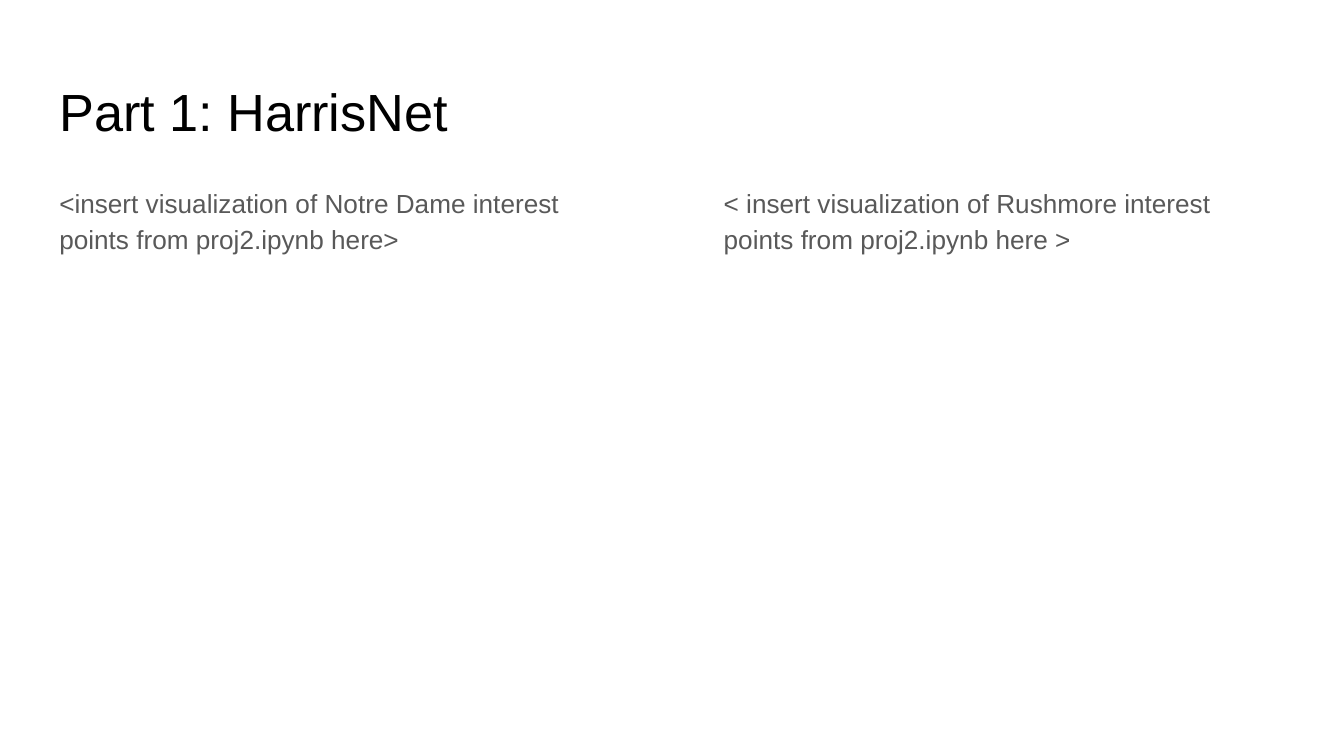
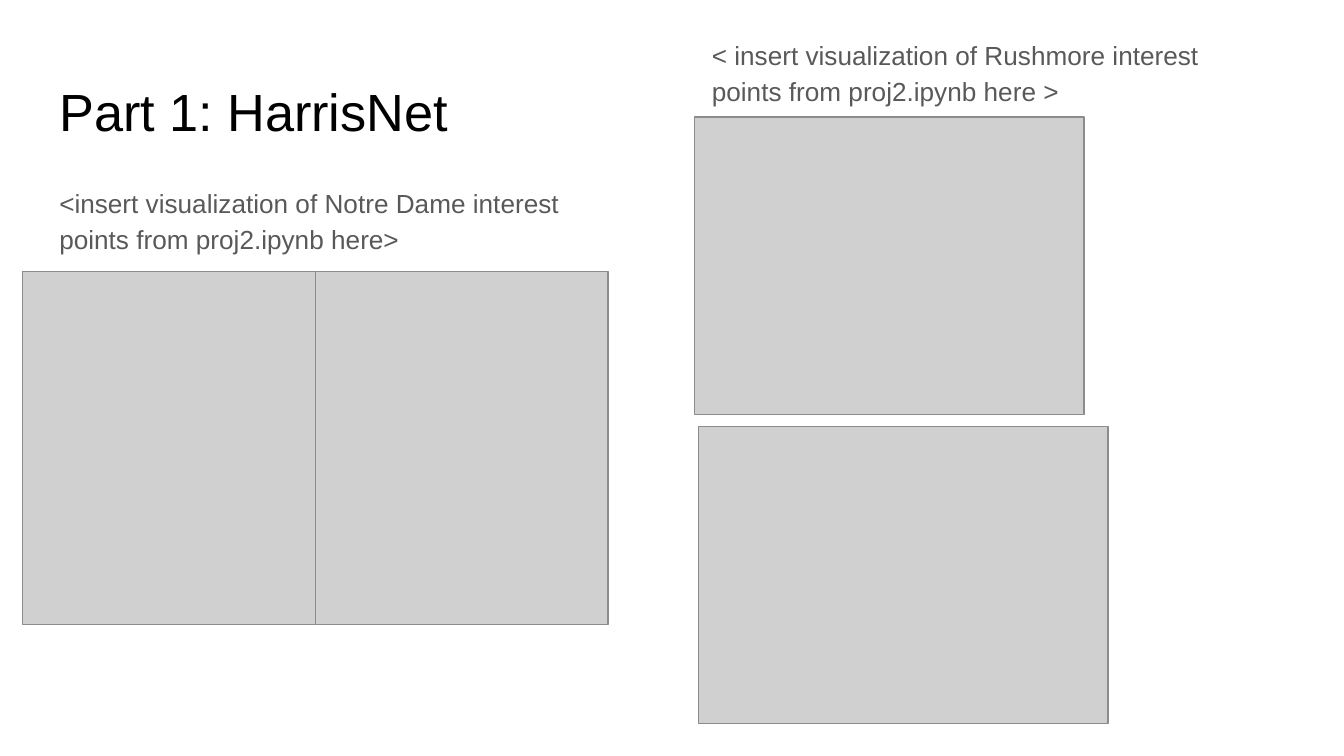
Before and after one commit to KokJianYu/CS4476-Gatech-, a slide deck: slide 2 of proj2_v2/report_template.pptx. Drawn at 1344x756 pixels with LibreOffice and Linux fonts; fonts in the diff are those of the drawing; grey boxes stand for pictures. Boxes give left, top, right and bottom in pixels: in the first picture for what was removed or moved away, otherwise in the second. Text is boxed around its words. In the diff, an @@ line names an element or a change of style, - is before the commit and + after.

Commit message:
complete proj2, only report remaining

```diff
--- a/proj2_v2/report_template.pptx
+++ b/proj2_v2/report_template.pptx
@@ text "< insert visualization of Rushmore ...": place and size @@
-text "< insert visualization of Rushmore ..." at bbox=[724, 194, 1210, 255]
+text "< insert visualization of Rushmore ..." at bbox=[712, 46, 1198, 107]
@@ picture added at bbox=[695, 117, 1085, 414] @@
@@ picture added at bbox=[23, 271, 316, 624] @@
@@ picture added at bbox=[316, 271, 609, 624] @@
@@ picture added at bbox=[699, 426, 1109, 723] @@
```
Also in this commit, not shown: 9 other slides changed, 7 other files.
